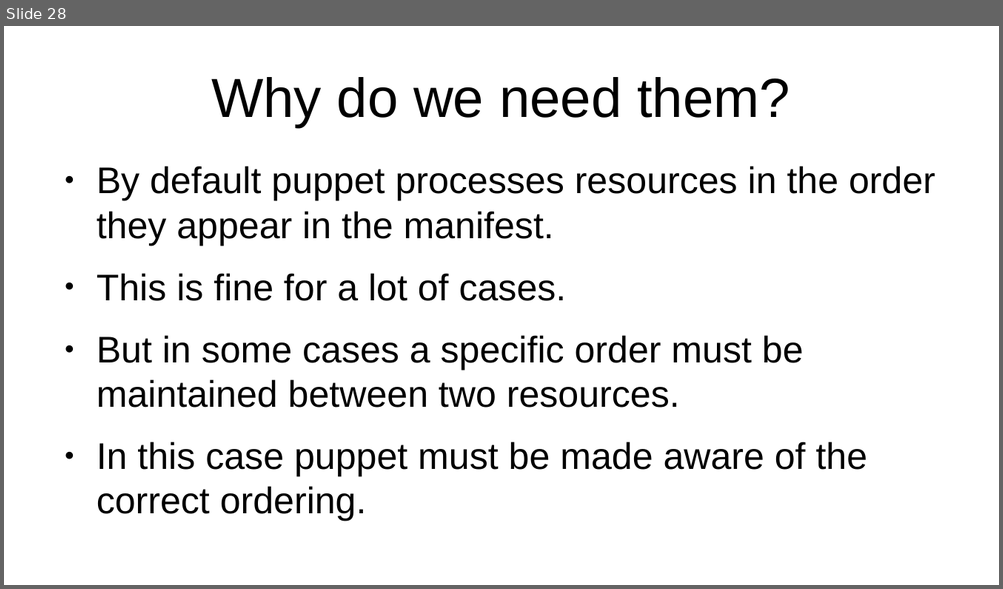
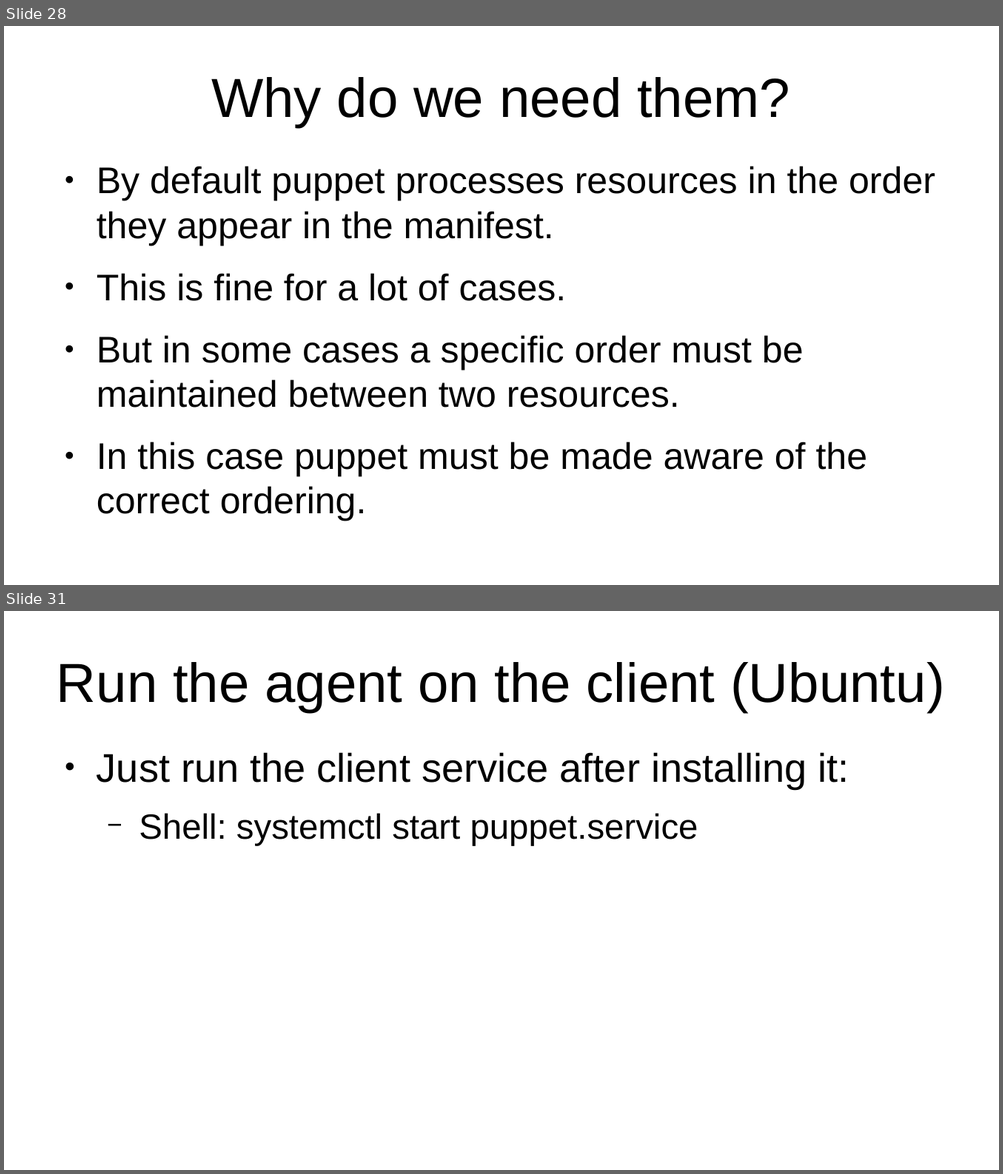
Before and after one commit to veltzer/teaching-puppet, a slide deck: slides.odp. Shown one above the other, each under a label of ours: slide 28 before the commit, slides 28 and 31 after it; the slides between them are not shown. The pictures are 1003x589 and 1003x1174 pixels, drawn with LibreOffice and Linux fonts; fonts in the diff are those of the drawing. Boxes give left, top, right and bottom in pixels: in the first picture for what was removed or moved away, otherwise in the second. Text is boxed around its words. In the diff, an @@ line names an element or a change of style, - is before the commit and + after.

```diff
--- a/slides.odp
+++ b/slides.odp
@@ slide 31 added at bbox=[4, 611, 999, 1170], background #FFFFFF @@
@@ title added at bbox=[57, 662, 945, 712], 44 pt, text #000000 @@
+Run the agent on the client (Ubuntu)
@@ text added at bbox=[96, 752, 849, 846], 32 pt, text #000000 @@
+● Just run the client service after installing it:
+  − Shell: systemctl start puppet.service
```
Also in this commit, not shown: 1 slide changed, 11 other slides added, 1 slide removed, 4 other files.
